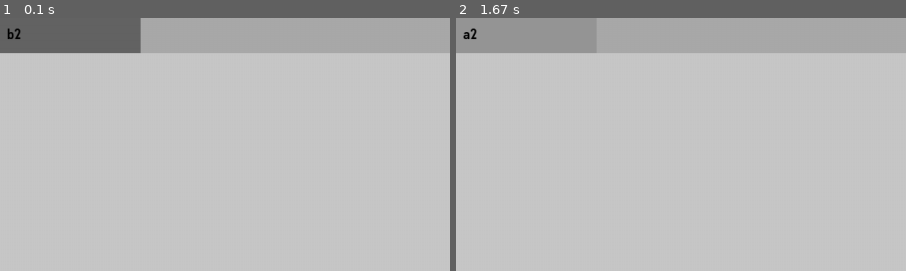
Above: before the commit, frames 1-2 (left to right).
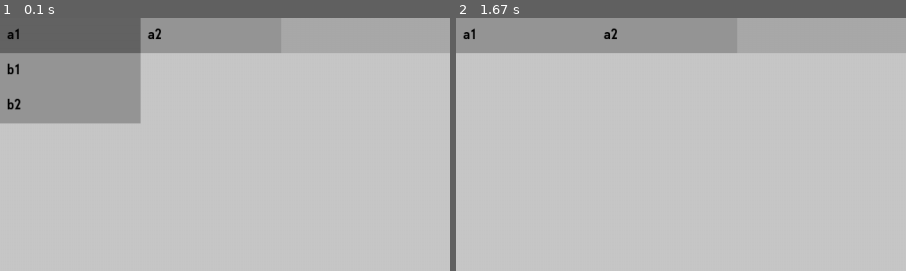
Above: after the commit, the same moments.

Repository: ExtraMobs/PyScratch
Game: pygame game, started from main.py
The game is run twice, just before and just after one commit, with the same random seed, the same clock (stepped at 60 frames per second) and the same inputs.
Inputs (mouse positions are % of the whole screen's width and height, from its top left):
- Up to frame 1 (0.1 s): no input
- Up to frame 2 (1.67 s): press the mouse at (23, 3) at 0.37 s; move the mouse to (48, 11) at 0.47 s; release the mouse at (72, 19) at 0.6 s; click (8, 3) at 1.22 s; press the mouse at (8, 17) at 1.53 s; move the mouse to (28, 52) at 1.63 s
The pictures show only the part of the screen within x 0-50%, y 0-50%; the shares and areas given below are measured in that part.

The runs differ from the first frame. In frame 1, 8.8% of the frame differs, in the area x 0-36%, y 3-42%; in frame 2, 0.1%.

Commit message:
'TreeNode' recursivo part 4
agora está mais perto do correto.
antes eu tentava definir as posições antes do objeto estar ativo, como se fosse estático, coloquei essa parte na função update, dependendo da posição da primeira opção do topo, que depende da posição do 'MenuBar'.

Diff:
--- a/gameengine/nodes/graphicnode.py
+++ b/gameengine/nodes/graphicnode.py
@@ -94,8 +94,10 @@
             self.__update_manager.update()
             super().update()
 
-    def draw(self):
+    def draw(self, surface=None):
         if self.visible:
+            if surface is None:
+                surface = self.parent.surface
             self.shader_manager.draw(self.surface)
             self.hitbox.update(self.surface, self.rect)
             if self.bg is not None:
@@ -103,7 +105,7 @@
 
             super().draw()
 
-            self.parent.surface.blit(
+            surface.blit(
                 self.surface,
                 (self.rect.x + self.offset.x, self.rect.y + self.offset.y),
             )
--- a/gameengine/nodes/node.py
+++ b/gameengine/nodes/node.py
@@ -71,7 +71,7 @@
     @visible.setter
     def visible(self, value: bool) -> None:
         for child in self.children:
-            child.active = value
+            child.visible = value
 
     @property
     def path(self):
--- a/menubar.py
+++ b/menubar.py
@@ -51,19 +51,37 @@
     def update(self):
         super().update()
 
-        # if not self.top:
-        # print(self.parent.rect)
-
+        index = self.parent.children.index(self)
+        if self.top:
+            if index == 0:
+                menubar = self.parent.parent
+                self.rect.x = menubar.rect.x
+                self.rect.y = menubar.rect.y
+            else:
+                last_opt = self.parent.children[index - 1]
+                self.rect.x = last_opt.rect.right
+                self.rect.y = last_opt.rect.y
+        else:
+            if index == 0:
+                if self.parent.top:
+                    self.rect.x = self.parent.rect.x
+                else:
+                    self.rect.x = self.parent.rect.right
+                self.rect.y = self.parent.rect.bottom
+            else:
+                last_opt = self.parent.children[index - 1]
+                self.rect.x = last_opt.rect.x
+                self.rect.y = last_opt.rect.bottom
         if self.rect.collidepoint(self.program.devices.mouse.pos):
             self.surface = self.surface_selected
         elif self.selected:
             self.surface = self.surface_idle
 
         if self.selected:
-            self.set_visible_children(True)
+            self.set_active_children(True)
             self.set_visible_children(True)
         elif self.idle:
-            self.set_visible_children(False)
+            self.set_active_children(False)
             self.set_visible_children(False)
 
     def prepare_surface(self):
@@ -98,6 +116,11 @@
 
         self.surface = self.surface_idle
 
+    def draw(self):
+        super().draw(
+            self.parent.parent.surface if self.top else self.program.display.surface
+        )
+
 
 class Tree(Node):
     def __init__(self, nested_tree: dict) -> None:
@@ -129,10 +152,7 @@
     def __init__(self):
         width = self.program.window.width
 
-        super().__init__(resources.surface.new(self.program.window.size))
-        self.surface_bar = resources.surface.new((width, Option.DEFAULT_HEIGHT))
-
-        self.surface_bar.fill(self.COLOR)
+        super().__init__(resources.surface.new(size := (width, Option.DEFAULT_HEIGHT)))
         self.add_children(
             Tree(
                 {
@@ -143,6 +163,5 @@
         )
 
     def draw(self):
-        self.surface.fill((0, 0, 0, 0))
-        self.surface.blit(self.surface_bar, (0, 0))
+        self.surface.fill(self.COLOR)
         super().draw()
